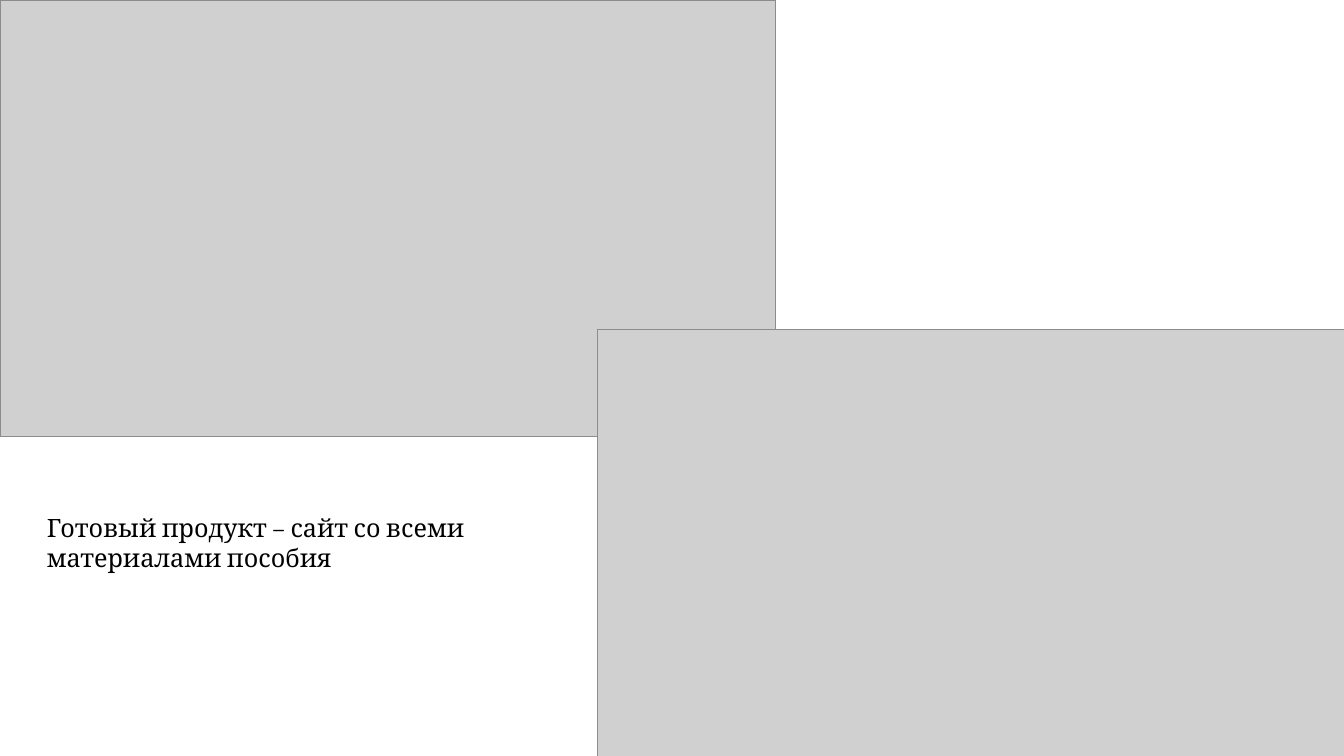
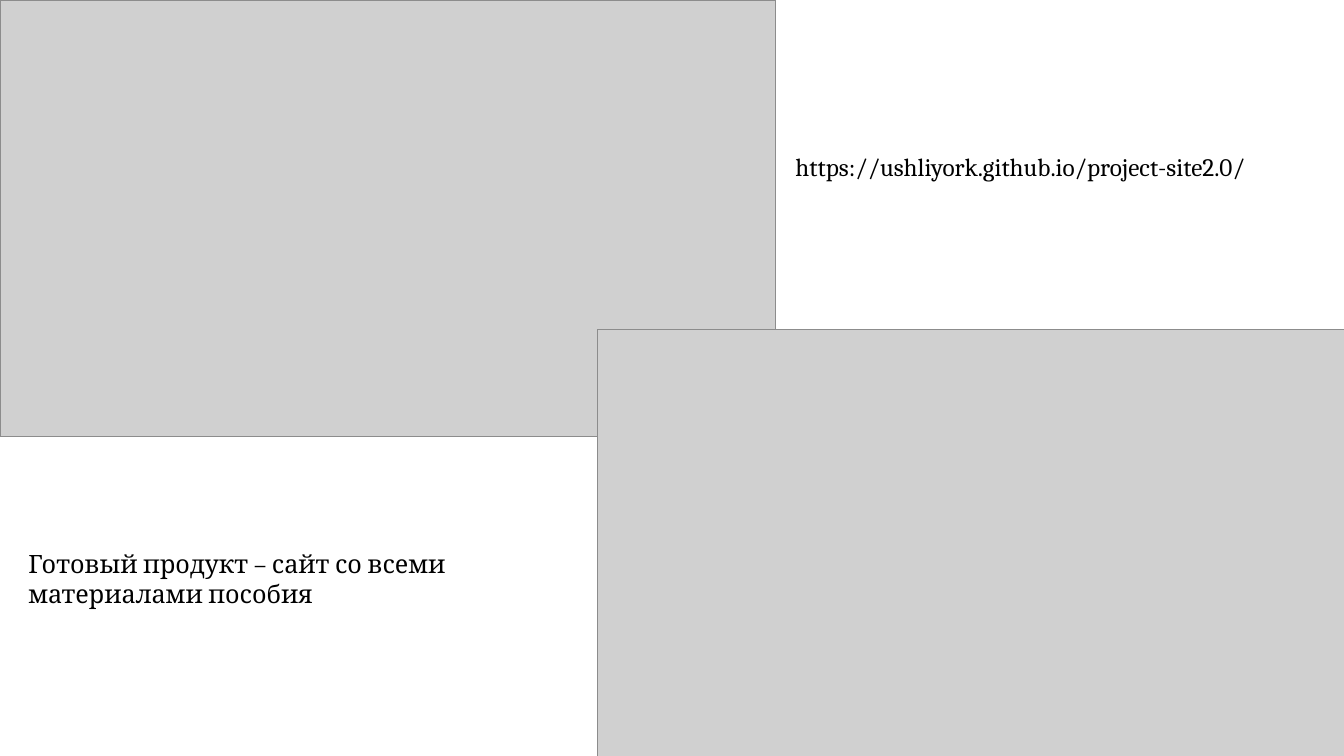
Before and after one commit to UshliyOrk/python_basics, a slide deck: slide 5 of перзентация.pptx. Drawn at 1344x756 pixels with LibreOffice and Linux fonts; fonts in the diff are those of the drawing; grey boxes stand for pictures. Boxes give left, top, right and bottom in pixels: in the first picture for what was removed or moved away, otherwise in the second. Text is boxed around its words. In the diff, an @@ line names an element or a change of style, - is before the commit and + after.

```diff
--- a/перзентация.pptx
+++ b/перзентация.pptx
@@ text added at [795, 158, 1244, 182], 18 pt, text #000000 @@
+https://ushliyork.github.io/project-site2.0/
@@ text "Готовый продукт – сайт со ...": place and size @@
-text "Готовый продукт – сайт со ..." at [47, 518, 464, 573]
+text "Готовый продукт – сайт со ..." at [28, 554, 446, 609]
```
Also in this commit, not shown: 1 other slide changed, 2 slides added, 2 slides removed, 2 other files.
